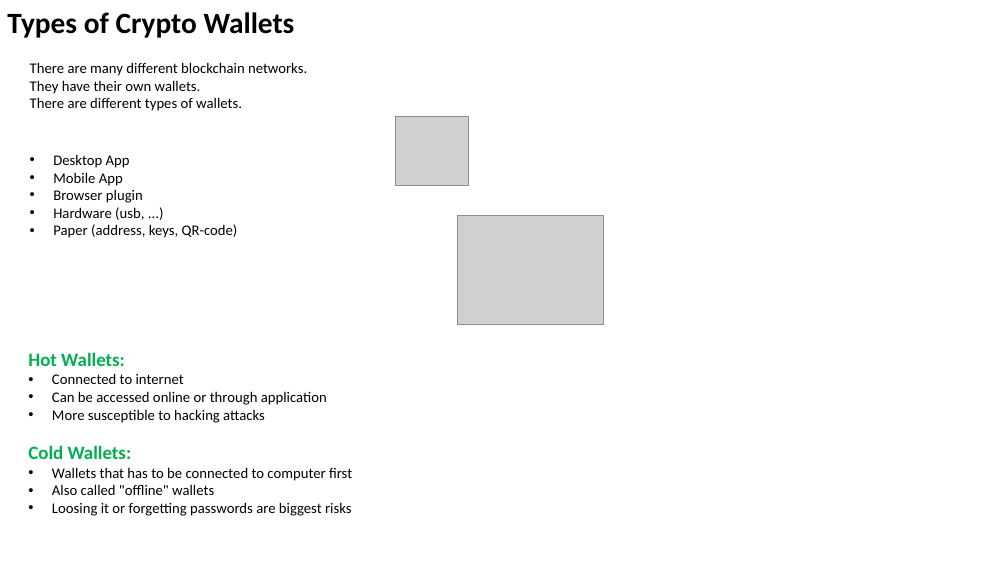
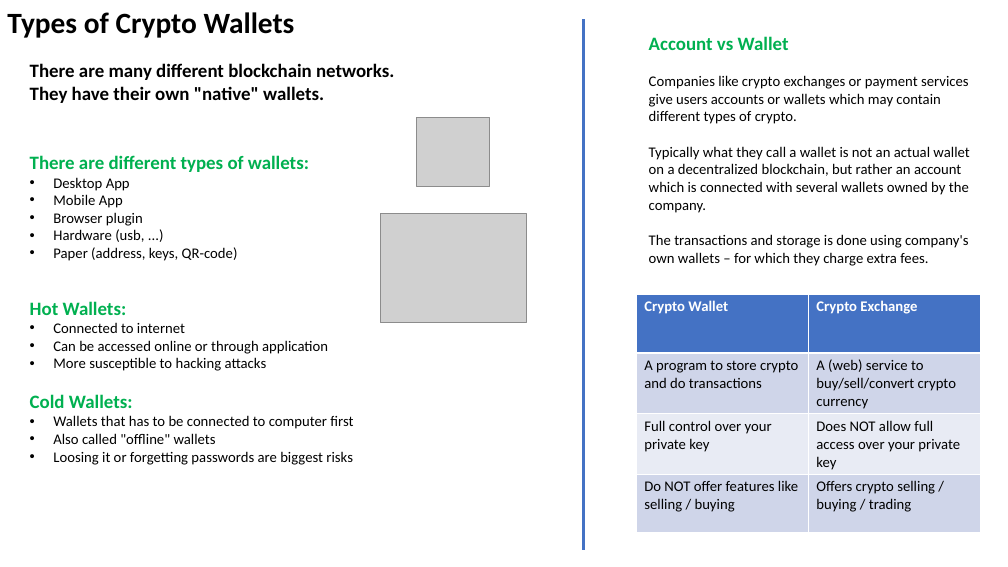
Before and after one commit to lselector/crypto, a slide deck: slide 2 of crypto_07_wallets.pptx (slide 4 before the commit). Drawn at 1008x567 pixels with LibreOffice and Linux fonts; fonts in the diff are those of the drawing; grey boxes stand for pictures. Boxes give left, top, right and bottom in pixels: in the first picture for what was removed or moved away, otherwise in the second. Text is boxed around its words. In the diff, an @@ line names an element or a change of style, - is before the commit and + after.

Commit message:
update

```diff
--- a/crypto_07_wallets.pptx
+++ b/crypto_07_wallets.pptx
@@ line added from (584, 20) to (584, 550), #4472C4 3 pt @@
@@ text added at (x1=649, y1=36, x2=969, y2=266), 14 pt, text #000000 @@
+Account vs Wallet
+Companies like crypto exchanges or payment services give users accounts or wallets which may contain different types of crypto.
+Typically what they call a wallet is not an actual wallet on a decentralized blockchain, but rather an account which is connected with several wallets owned by the company.
+The transactions and storage is done using company's own wallets – for which they charge extra fees.
@@ text at (x1=30, y1=86, x2=324, y2=103): text changed; size 14 to 18 pt; bold on @@
-They have their own wallets.
-There are different types of wallets.
+They have their own "native" wallets.
@@ text at (x1=30, y1=63, x2=394, y2=80): size 14 to 18 pt, bold on in "There are many different blockchain networks." @@
@@ picture moved from (x1=395, y1=116, x2=469, y2=185) to (x1=417, y1=117, x2=490, y2=186) @@
@@ text at (x1=30, y1=155, x2=309, y2=172): paragraph added @@
+There are different types of wallets:
@@ picture moved from (x1=458, y1=216, x2=604, y2=325) to (x1=380, y1=213, x2=526, y2=323) @@
@@ text "Hot Wallets:" moved from (x1=28, y1=352, x2=352, y2=516) to (x1=30, y1=301, x2=353, y2=465) @@
@@ table added at (x1=637, y1=294, x2=982, y2=532), 4 rows, 2 columns @@
+Crypto Wallet | Crypto Exchange
+A program to store crypto and do transactions | A (web) service to buy/sell/convert crypto currency
+Full control over your private key | Does NOT allow full access over your private key
+Do NOT offer features like selling / buying | Offers crypto selling / buying / trading
```
Also in this commit, not shown: 2 other slides changed.
